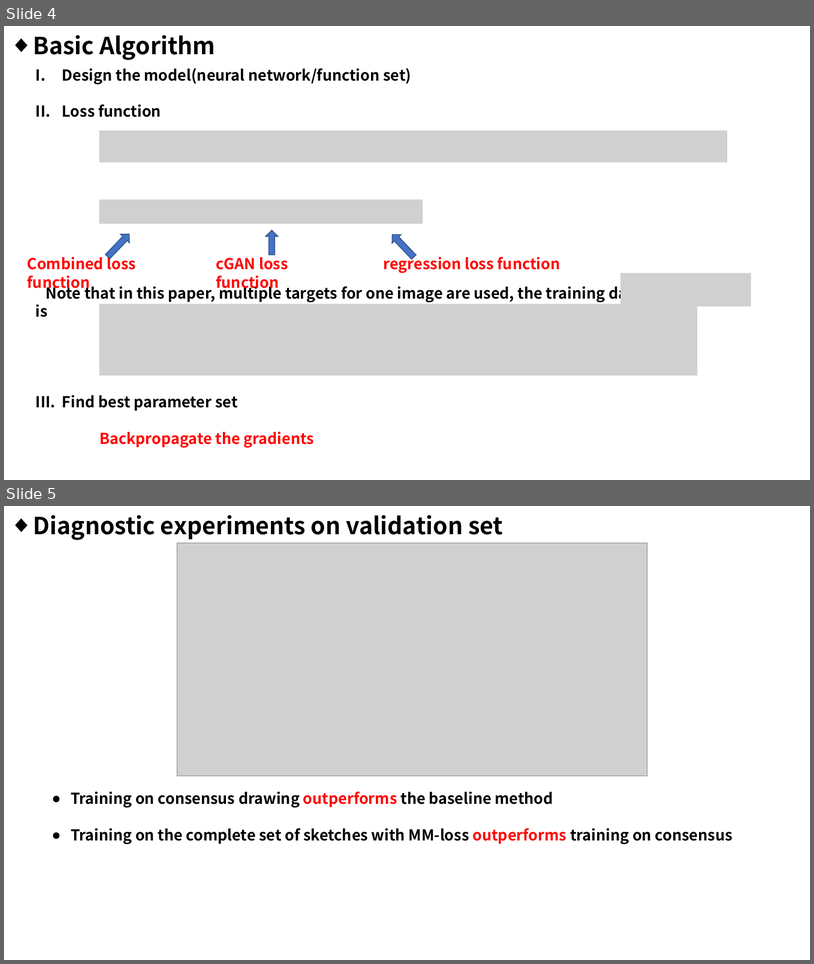
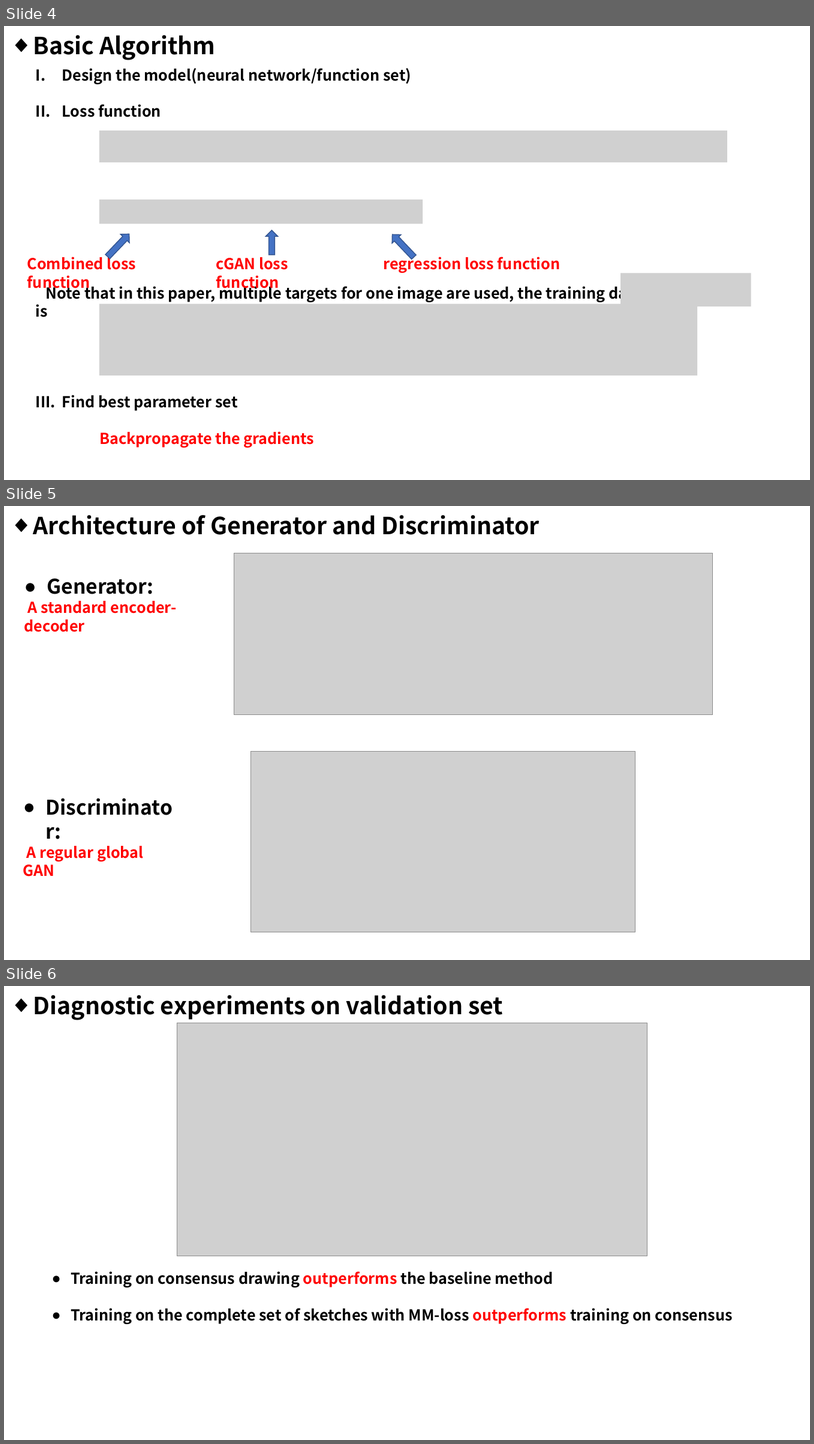
Before and after one commit to mtli/PhotoSketch, a slide deck: doc/Presentation1.pptx. Shown one above the other, each under a label of ours: slides 4 and 5 before the commit, slides 4, 5 and 6 after it. The pictures are 814x964 and 814x1444 pixels, drawn with LibreOffice and Linux fonts; fonts in the diff are those of the drawing; grey boxes stand for pictures. Boxes give left, top, right and bottom in pixels: in the first picture for what was removed or moved away, otherwise in the second. Text is boxed around its words. In the diff, an @@ line names an element or a change of style, - is before the commit and + after.

Commit message:
add page of architecture and task&objectives

```diff
--- a/doc/Presentation1.pptx
+++ b/doc/Presentation1.pptx
@@ slide 5 added at [4,506,810,960], background #FFFFFF @@
@@ text added at [33,515,540,535], 28 pt, text #000000, bold @@
+◆ Architecture of Generator and Discriminator
@@ picture added at [234,553,714,715] @@
@@ text added at [24,578,176,632], 18 pt, text #FF0000, bold @@
+● Generator:
+A standard encoder-decoder
@@ picture added at [251,751,636,932] @@
@@ text added at [23,846,143,876], 18 pt, text #FF0000, bold @@
+● Discriminator:
+A regular global GAN
@@ what was slide 5 is now slide 6 @@
```
Also in this commit, not shown: 3 other slides added.
